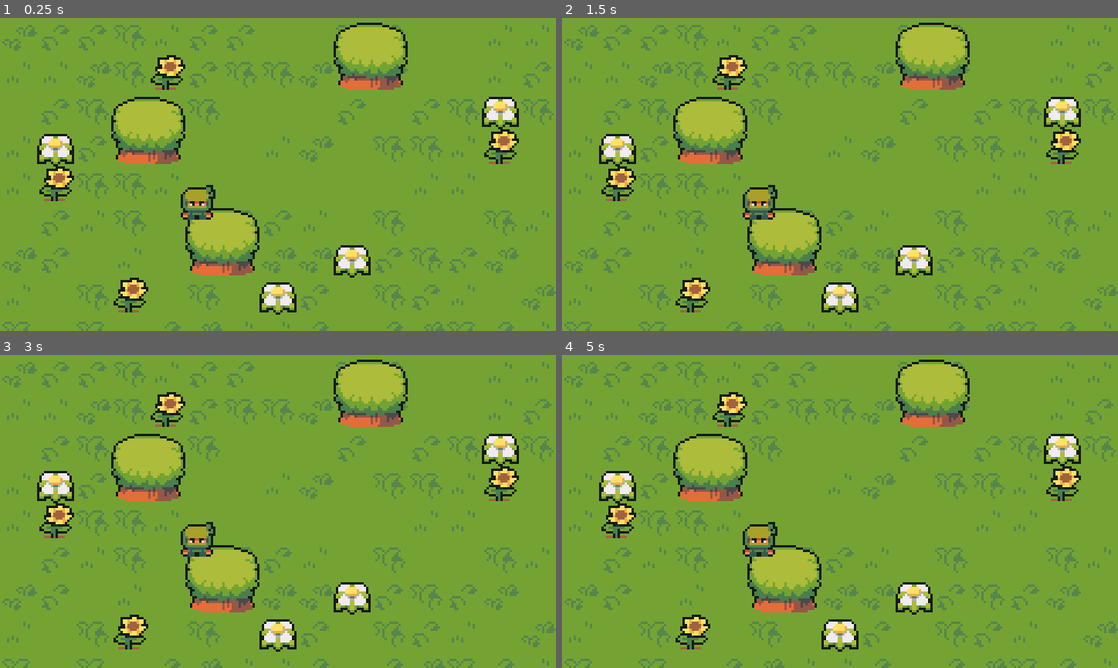
Above: before the commit, frames 1-4 (two rows, left to right).
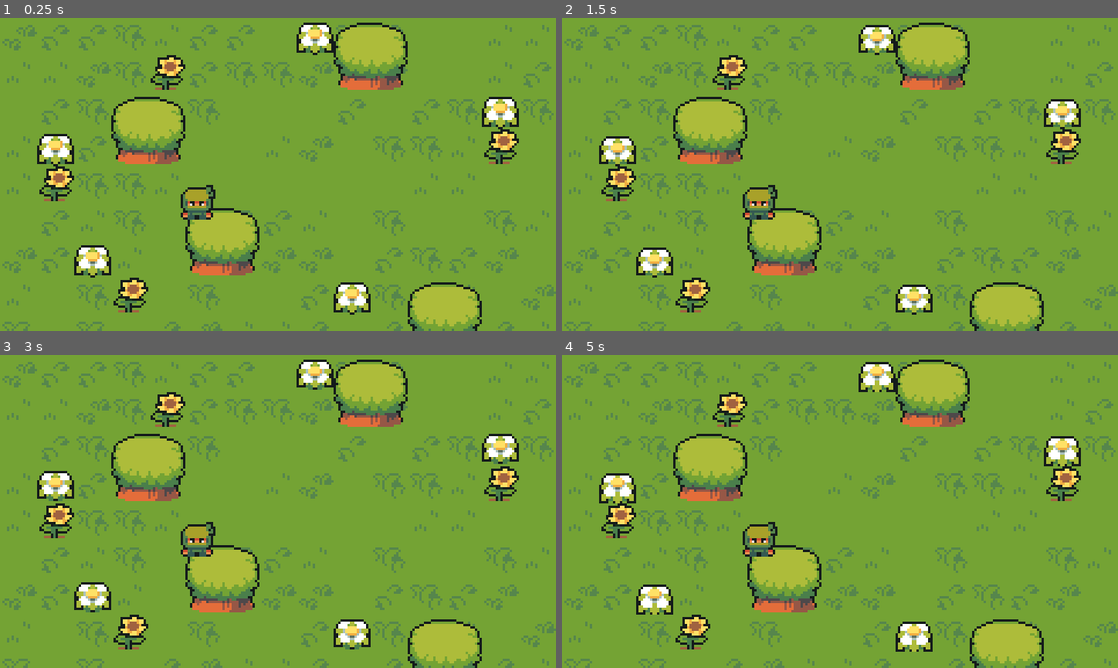
Above: after the commit, the same moments.

Repository: Fcatilizer/ARPG
Game: Godot game, scene res://scenes/world.tscn
The game is run twice, just before and just after one commit, with the same random seed, the same clock (stepped at 60 frames per second) and the same inputs.
Inputs:
- Up to frame 1 (0.25 s): no input
- Up to frame 2 (1.5 s): no input
- Up to frame 3 (3 s): no input
- Up to frame 4 (5 s): no input

The runs differ from the first frame. In frame 1, 4.7% of the frame differs, in the area x 7-93%, y 1-100%; in frame 2, 4.9%; in frame 3, 4.7%; in frame 4, 5.1%, in the area x 6-94%, y 2-100%.

Commit message:
animated flower

Diff:
--- a/scenes/world.tscn
+++ b/scenes/world.tscn
@@ -1,8 +1,9 @@
-[gd_scene load_steps=7 format=3 uid="uid://cehoxpjks6kuv"]
+[gd_scene load_steps=9 format=3 uid="uid://cehoxpjks6kuv"]
 
 [ext_resource type="Texture2D" uid="uid://b7r5fmvscjpbu" path="res://art/TilesetFloor.png" id="1_a0tiw"]
 [ext_resource type="PackedScene" uid="uid://d07lgmthq1k83" path="res://player/player.tscn" id="1_ocdpo"]
 [ext_resource type="Texture2D" uid="uid://cmljg3dwfkra1" path="res://art/TilesetNature.png" id="2_bl3an"]
+[ext_resource type="Texture2D" uid="uid://dqtbhk5xhvm5j" path="res://art/animated flower.png" id="3_23j5v"]
 
 [sub_resource type="TileSetAtlasSource" id="TileSetAtlasSource_nc8bn"]
 texture = ExtResource("1_a0tiw")
@@ -850,9 +851,18 @@
 10:20/0 = 0
 11:20/0 = 0
 
+[sub_resource type="TileSetAtlasSource" id="TileSetAtlasSource_33i6n"]
+texture = ExtResource("3_23j5v")
+0:0/animation_frame_0/duration = 0.2
+0:0/animation_frame_1/duration = 0.2
+0:0/animation_frame_2/duration = 0.2
+0:0/animation_frame_3/duration = 0.2
+0:0/0 = 0
+
 [sub_resource type="TileSet" id="TileSet_pel3v"]
 sources/0 = SubResource("TileSetAtlasSource_nc8bn")
 sources/1 = SubResource("TileSetAtlasSource_15g6t")
+sources/3 = SubResource("TileSetAtlasSource_33i6n")
 
 [node name="World" type="Node2D"]
 
@@ -862,9 +872,9 @@
 layer_0/name = "ground"
 layer_0/tile_data = PackedInt32Array(0, 917504, 12, 65536, 983040, 12, 131072, 720896, 12, 196608, 983040, 12, 262144,  …(3027 unchanged characters)…
 layer_1/name = "foilage"
-layer_1/tile_data = PackedInt32Array(458759, 393217, 11, 393225, 393217, 11, 131085, 393217, 11, 196609, 393217, 11, 458755, 1, 11, 262145, 1, 11, 196621, 1, 11, 65540, 1, 11)
+layer_1/tile_data = PackedInt32Array(458755, 1, 11, 262145, 1, 11, 196621, 1, 11, 65540, 1, 11, 196609, 3, 0, 393218, 3, 0, 131085, 3, 0, 458761, 3, 0, 8, 3, 0)
 layer_2/name = "trees"
-layer_2/tile_data = PackedInt32Array(393221, 1, 0, 196611, 1, 0, 65545, 1, 0)
+layer_2/tile_data = PackedInt32Array(393221, 1, 0, 196611, 1, 0, 65545, 1, 0, 524299, 1, 0)
 
 [node name="Player" parent="." instance=ExtResource("1_ocdpo")]
 position = Vector2(85, 79)
Binary file added: art/animated flower.png
Not shown, added: art/animated flower.png.import
